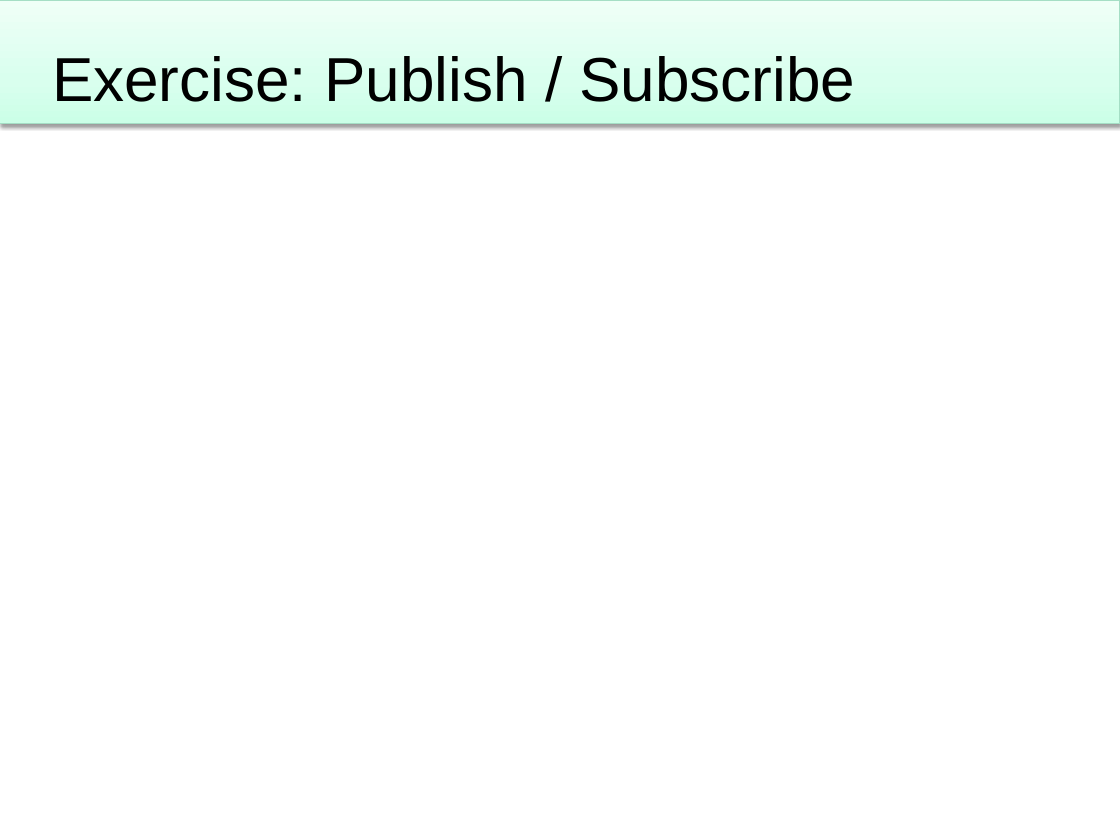
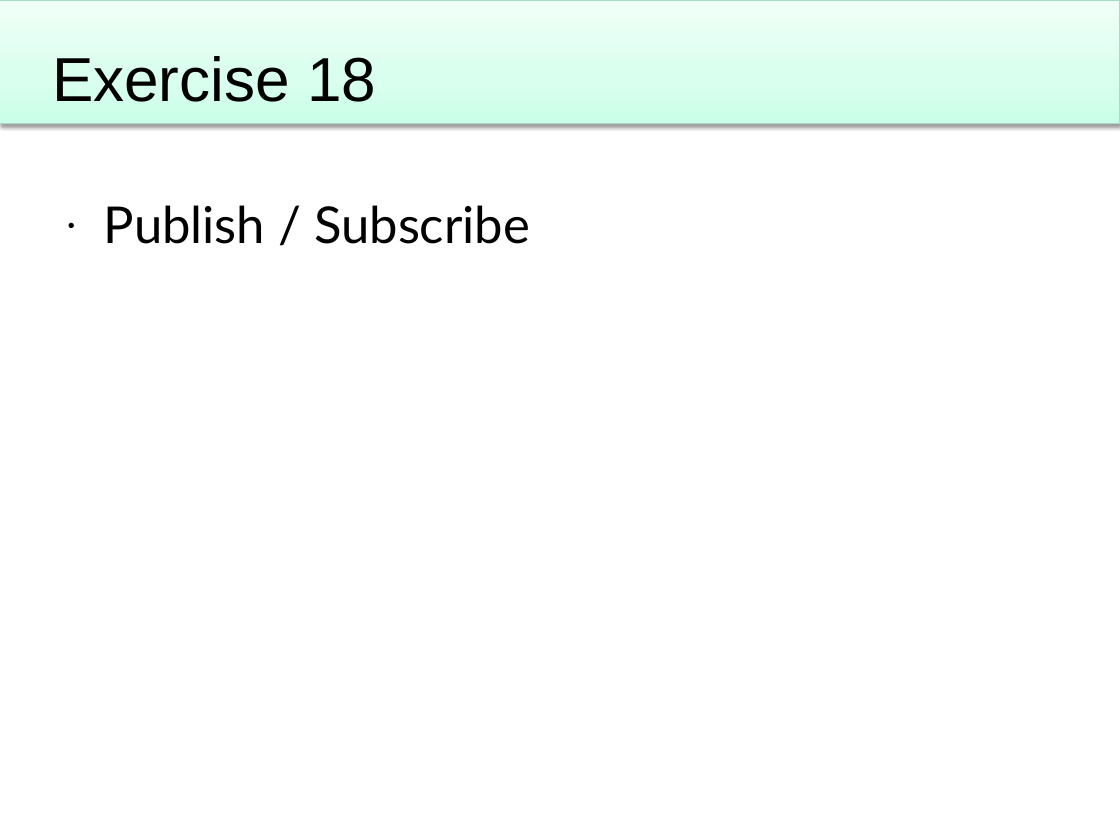
Before and after one commit to Particular/Course.Slides, a slide deck: slide 148 of EnterpriseDevelopmentWithNServiceBus.pptx (slide 150 before the commit). Drawn at 1120x840 pixels with LibreOffice and Linux fonts; fonts in the diff are those of the drawing; background and template pictures are left out. Boxes give left, top, right and bottom in pixels: in the first picture for what was removed or moved away, otherwise in the second. Text is boxed around its words. In the diff, an @@ line names an element or a change of style, - is before the commit and + after.

```diff
--- a/EnterpriseDevelopmentWithNServiceBus.pptx
+++ b/EnterpriseDevelopmentWithNServiceBus.pptx
@@ title at [52,56,376,102]: text changed @@
-Exercise: Publish / Subscribe
+Exercise 18
@@ text added at [104,205,530,244], 36 pt, text #000000 @@
+• Publish / Subscribe
```
Also in this commit, not shown: 11 other slides changed, 2 slides removed, 1 other file.
